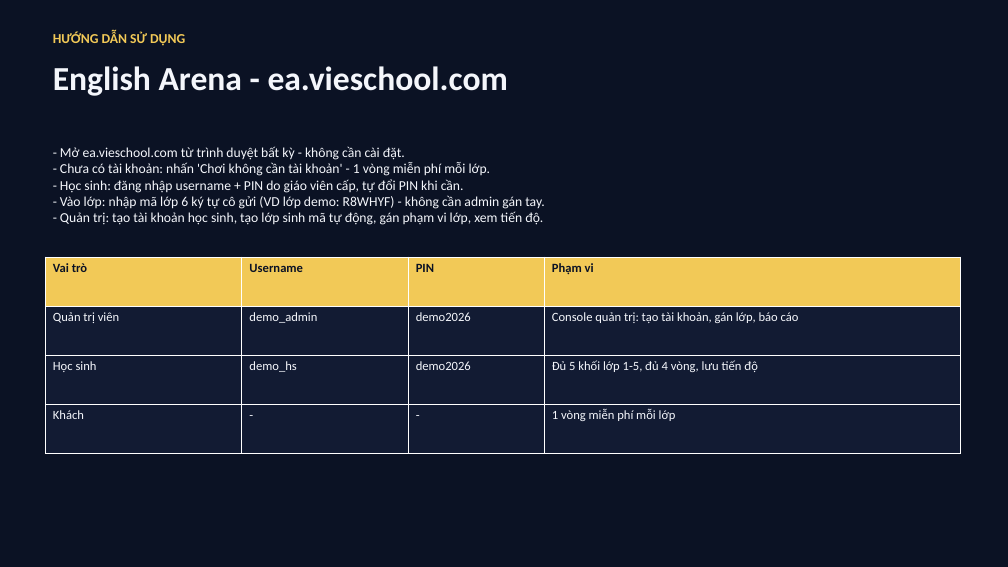
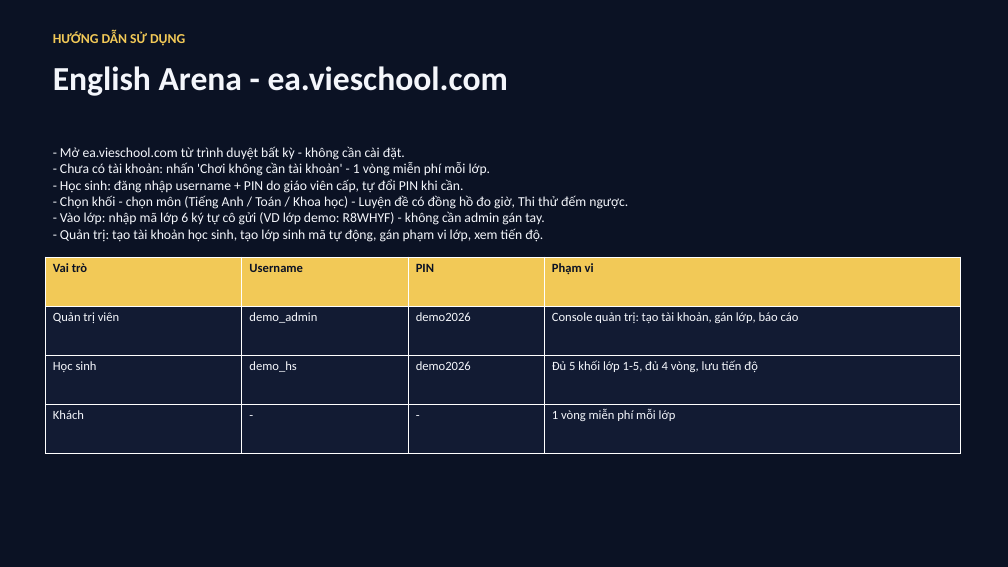
Before and after one commit to saintzzz/student-self-practice-web, a slide deck: slide 7 of docs/proposal-vieschool-khach-hang.pptx. Drawn at 1008x567 pixels with LibreOffice and Linux fonts; fonts in the diff are those of the drawing. Boxes give left, top, right and bottom in pixels: in the first picture for what was removed or moved away, otherwise in the second. Text is boxed around its words. In the diff, an @@ line names an element or a change of style, - is before the commit and + after.

```diff
--- a/docs/proposal-vieschool-khach-hang.pptx
+++ b/docs/proposal-vieschool-khach-hang.pptx
@@ text at box(60, 195, 628, 209): paragraph added @@
+- Chọn khối - chọn môn (Tiếng Anh / Toán / Khoa học) - Luyện đề có đồng hồ đo giờ, Thi thử đếm ngược.
```
Also in this commit, not shown: 3 other slides changed, 5 other files.
